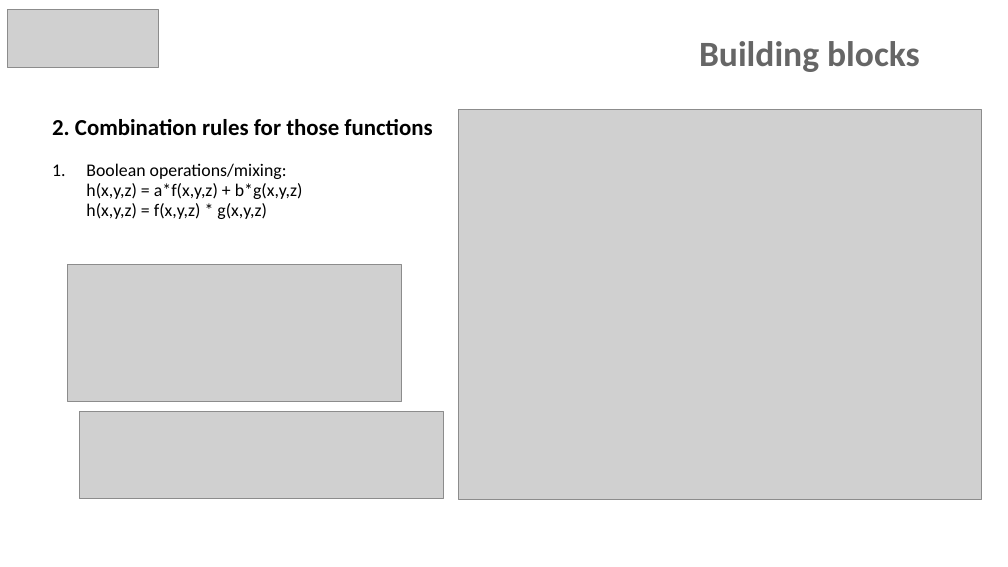
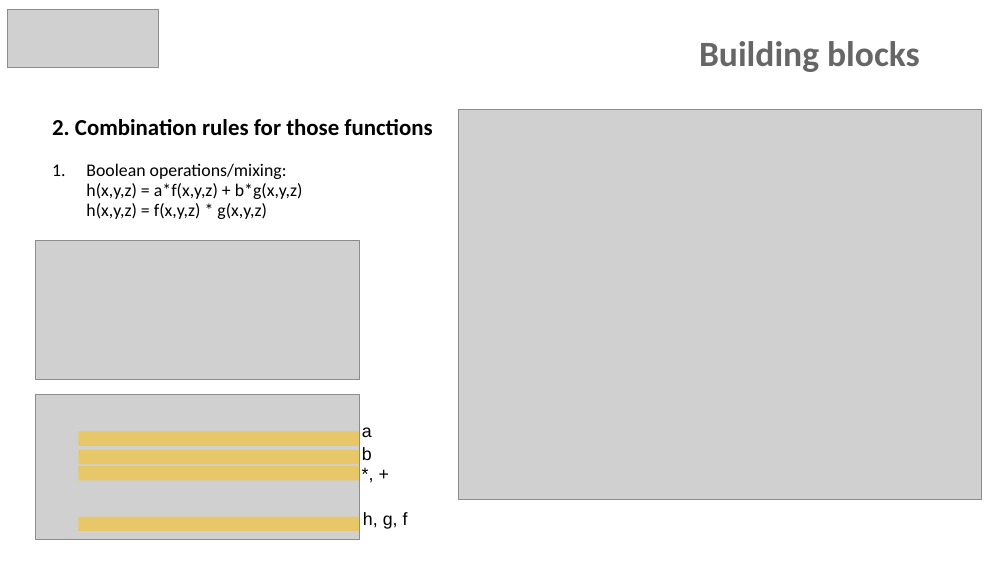
Before and after one commit to 3MFConsortium/spec_volumetric, a slide deck: slide 9 of Presentation/3MF_Volumetric_2018_12_20.pptx. Drawn at 1008x567 pixels with LibreOffice and Linux fonts; fonts in the diff are those of the drawing; grey boxes stand for pictures; background and template pictures are left out. Boxes give left, top, right and bottom in pixels: in the first picture for what was removed or moved away, otherwise in the second. Text is boxed around its words. In the diff, an @@ line names an element or a change of style, - is before the commit and + after.

```diff
--- a/Presentation/3MF_Volumetric_2018_12_20.pptx
+++ b/Presentation/3MF_Volumetric_2018_12_20.pptx
@@ picture: place and size @@
-picture at box(68, 264, 402, 402)
+picture at box(36, 241, 359, 380)
@@ picture added at box(36, 394, 359, 540) @@
@@ picture removed at box(80, 412, 445, 499) @@
@@ rectangle added at box(79, 432, 359, 446), fill #FFC000 at 50% opacity @@
@@ text added at box(362, 427, 372, 437), 14 pt, text #000000 @@
+a
@@ text added at box(362, 447, 372, 460), 14 pt, text #000000 @@
+b
@@ rectangle added at box(79, 450, 359, 465), fill #FFC000 at 50% opacity @@
@@ rectangle added at box(79, 466, 359, 481), fill #FFC000 at 50% opacity @@
@@ text added at box(353, 460, 399, 489), 14 pt, text #000000 @@
+*, +
@@ rectangle added at box(79, 517, 359, 531), fill #FFC000 at 50% opacity @@
@@ text added at box(363, 512, 408, 529), 14 pt, text #000000 @@
+h, g, f
```
Also in this commit, not shown: 5 other slides changed, 1 slide added, 18 other files.
